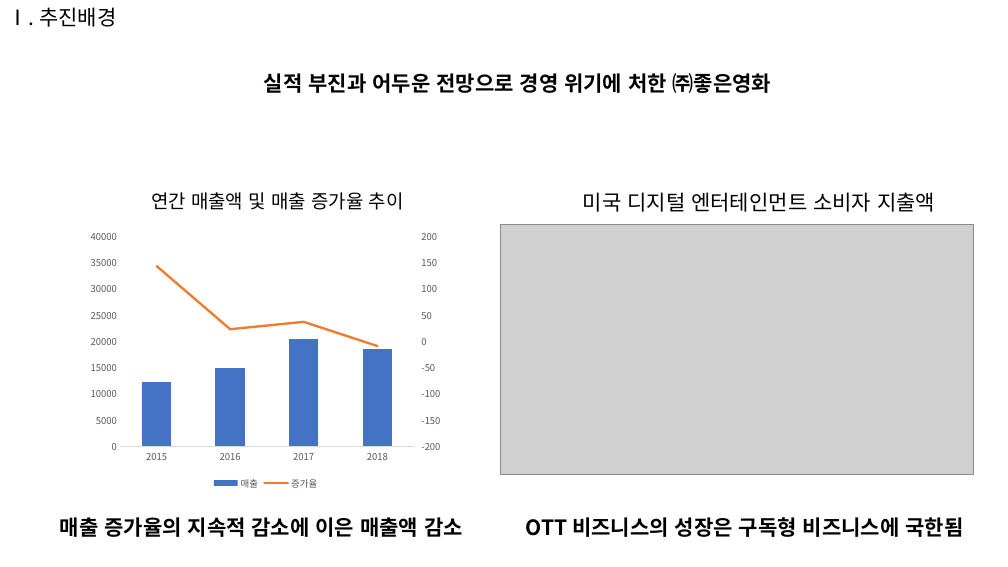
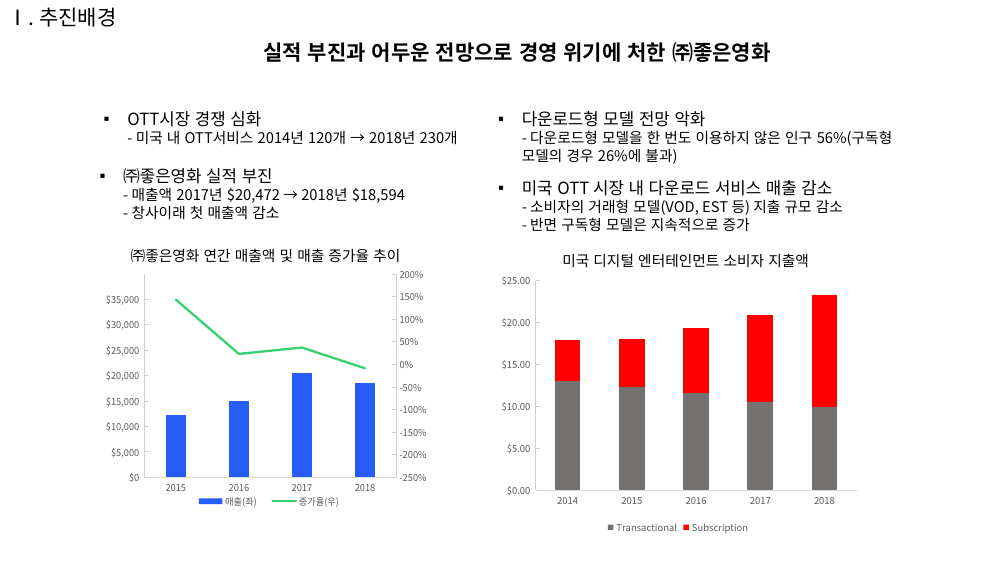
Before and after one commit to POSCO-AI-BIG-9th-A/POSCO-Academy-A3_, a slide deck: slide 3 of proj_bigdata/report/A분반_3조.pptx. Drawn at 1008x567 pixels with LibreOffice and Linux fonts; fonts in the diff are those of the drawing; grey boxes stand for pictures. Boxes give left, top, right and bottom in pixels: in the first picture for what was removed or moved away, otherwise in the second. Text is boxed around its words. In the diff, an @@ line names an element or a change of style, - is before the commit and + after.

```diff
--- a/proj_bigdata/report/A분반_3조.pptx
+++ b/proj_bigdata/report/A분반_3조.pptx
@@ text "실적 부진과 어두운 전망으로 경영 ...": place and size @@
-text "실적 부진과 어두운 전망으로 경영 ..." at (264, 73, 771, 93)
+text "실적 부진과 어두운 전망으로 경영 ..." at (263, 42, 770, 62)
@@ text added at (127, 111, 458, 144), 14 pt, text #000000 @@
+▪ OTT시장 경쟁 심화
+  - 미국 내 OTT서비스 2014년 120개 → 2018년 230개
@@ text added at (522, 111, 893, 164), 14 pt, text #000000 @@
+▪ 다운로드형 모델 전망 악화
+  - 다운로드형 모델을 한 번도 이용하지 않은 인구 56%(구독형 모델의 경우 26%에 불과)
@@ text added at (123, 168, 405, 219), 14 pt, text #000000 @@
+▪ ㈜좋은영화 실적 부진
+  - 매출액 2017년 $20,472 → 2018년 $18,594
+  - 창사이래 첫 매출액 감소
@@ text added at (522, 180, 843, 232), 14 pt, text #000000 @@
+▪ 미국 OTT 시장 내 다운로드 서비스 매출 감소
+  - 소비자의 거래형 모델(VOD, EST 등) 지출 규모 감소
+  - 반면 구독형 모델은 지속적으로 증가
@@ picture removed at (500, 225, 973, 475) @@
@@ column chart at (104, 267, 427, 513) @@
-매출: 12000, 15000, 20000, 19000
+매출(좌): 12000, 15000, 20000, 19000
@@ colour of 매출(좌) #4472C4 to #265DF8 @@
-증가율: 143, 23, 37, -9
+증가율(우): 1.43, 0.23, 0.37, -0.09
@@ colour of 증가율(우) #ED7D31 to #37D172 @@
@@ value axis changed @@
@@ second value axis changed @@
@@ bar spacing changed @@
@@ plot area changed @@
@@ column chart: place and size @@
-column chart at (83, 224, 448, 492)
+column chart at (104, 267, 427, 513)
@@ text at (131, 248, 400, 263): text changed; size 18 to 14 pt @@
-연간 매출액 및 매출 증가율 추이
+㈜좋은영화 연간 매출액 및 매출 증가율 추이
@@ text "미국 디지털 엔터테인먼트 소비자 지출액": place and size @@
-text "미국 디지털 엔터테인먼트 소비자 지출액" at (583, 192, 935, 212)
+text "미국 디지털 엔터테인먼트 소비자 지출액" at (562, 253, 809, 267)
@@ text "미국 디지털 엔터테인먼트 소비자 지출액" at (562, 253, 809, 267): size 20 to 14 pt @@
@@ column stacked chart added at (492, 268, 864, 537) @@
+categories: 2014, 2015, 2016, 2017, 2018
+Transactional: 13, 12.3, 11.6, 10.5, 10
+Subscription: 4.9, 5.7, 7.8, 10.4, 13.3
@@ text removed at (60, 517, 463, 537) @@
-매출 증가율의 지속적 감소에 이은 매출액 감소
@@ text removed at (526, 517, 963, 537) @@
-OTT 비즈니스의 성장은 구독형 비즈니스에 국한됨
```
Also in this commit, not shown: 5 other slides changed, 11 slides added, 1 slide removed, 7 other files.
